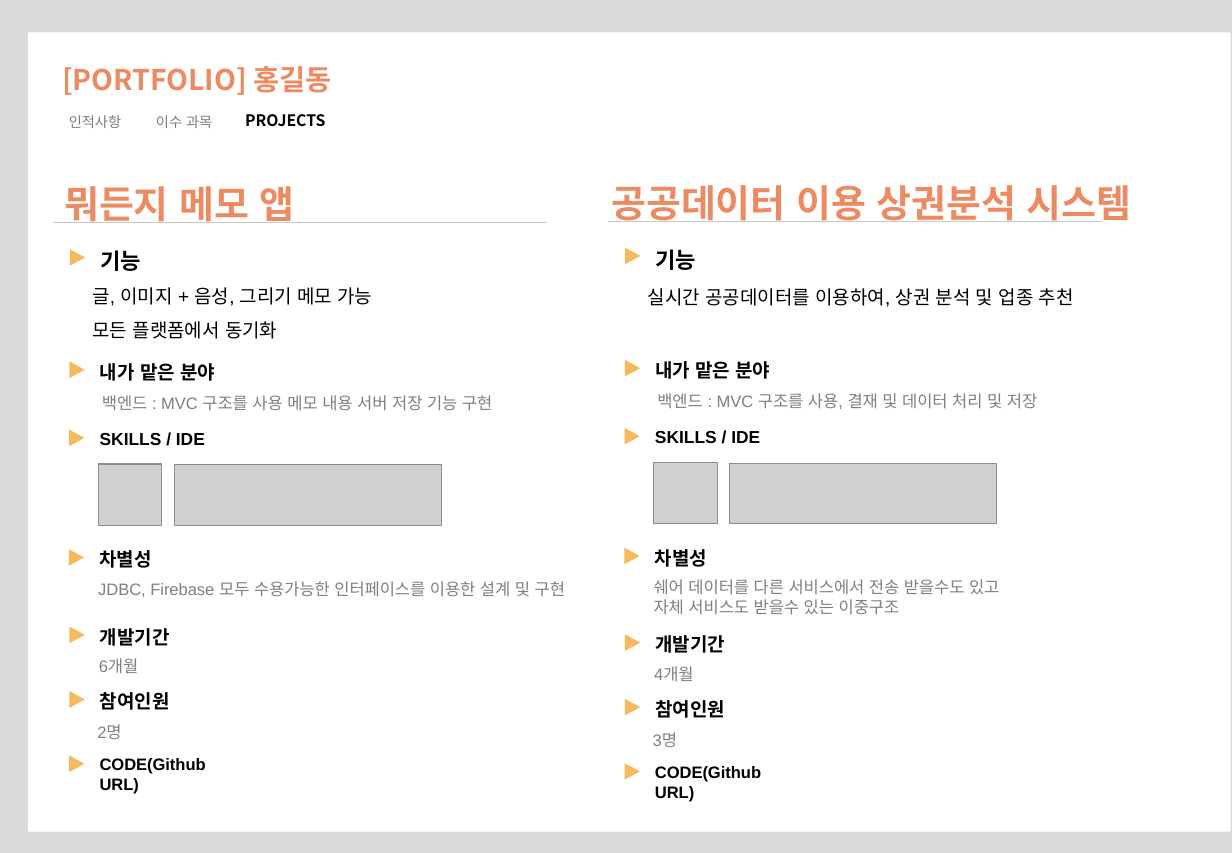
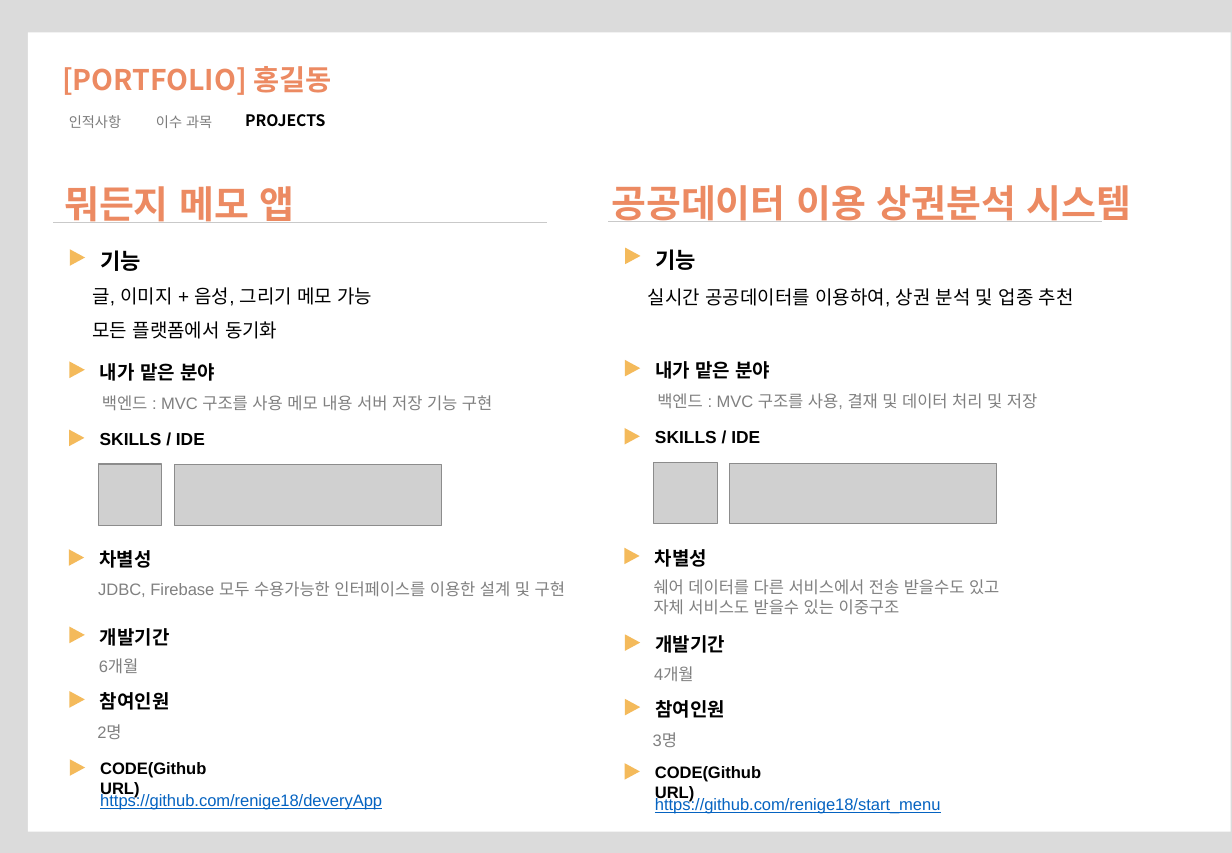
Before and after one commit to hwoo2814/2021_major_program, a slide deck: slide 4 of 5_portfolio/포트폴리오_예.pptx. Drawn at 1232x853 pixels with LibreOffice and Linux fonts; fonts in the diff are those of the drawing; grey boxes stand for pictures. Boxes give left, top, right and bottom in pixels: in the first picture for what was removed or moved away, otherwise in the second. Text is boxed around its words. In the diff, an @@ line names an element or a change of style, - is before the commit and + after.

```diff
--- a/5_portfolio/포트폴리오_예.pptx
+++ b/5_portfolio/포트폴리오_예.pptx
@@ triangle: place and size @@
-triangle at bbox=[69, 755, 84, 772]
+triangle at bbox=[71, 759, 85, 776]
@@ text "CODE(Github URL)": place and size @@
-text "CODE(Github URL)" at bbox=[100, 758, 206, 793]
+text "CODE(Github URL)" at bbox=[100, 762, 206, 797]
@@ text added at bbox=[100, 792, 382, 809], 10.5 pt, text #0563C1, underline @@
+https://github.com/renige18/deveryApp
@@ text added at bbox=[655, 796, 940, 813], 10.5 pt, text #0563C1, underline @@
+https://github.com/renige18/start_menu
```
Also in this commit, not shown: 2 other slides changed, 5 other files.
